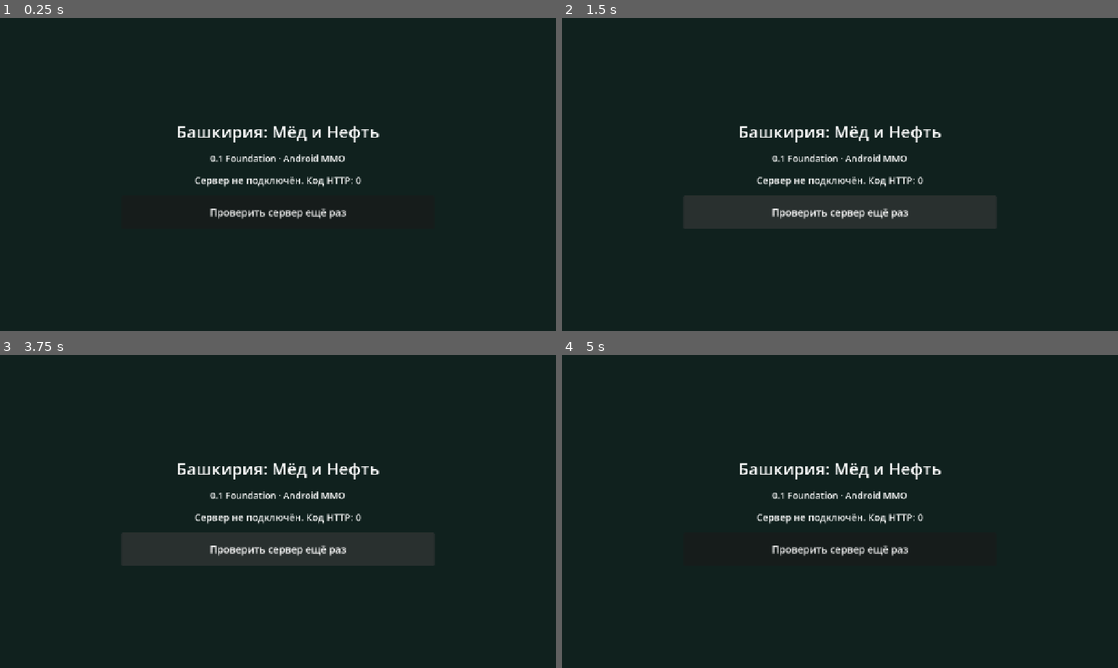
Above: before the commit, frames 1-4 (two rows, left to right).
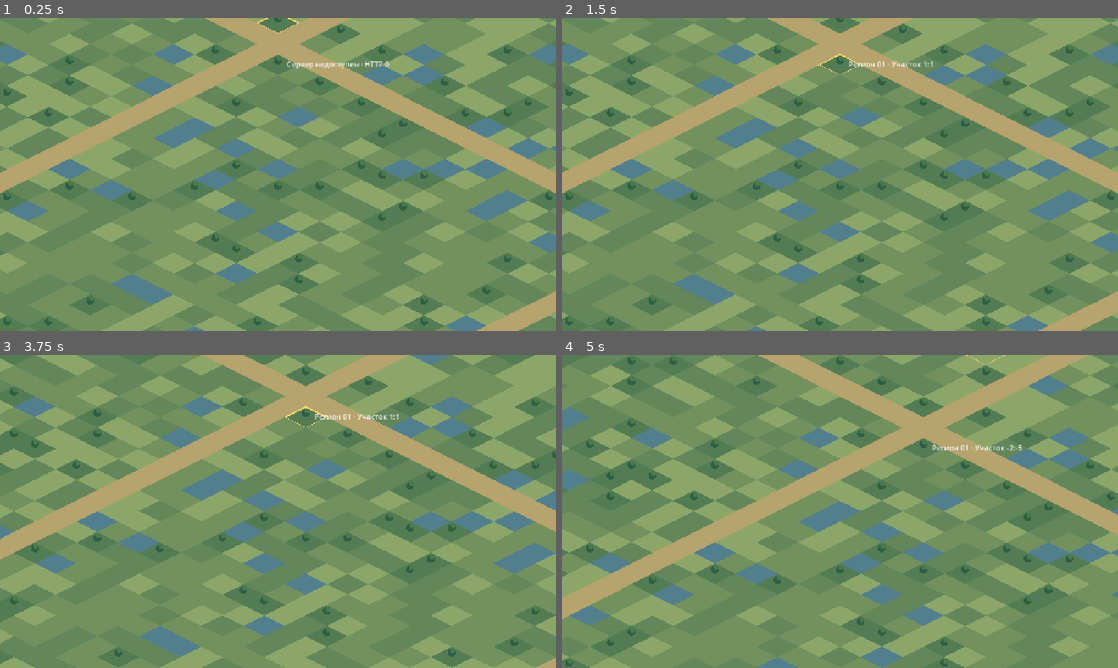
Above: after the commit, the same moments.

Repository: maillunex-lang/LunexEconom
Game: Godot game, scene res://world.tscn
Two runs of this game, one before a commit and one after it. Both use one fixed random seed, a clock stepped at 60 frames per second and the inputs below. Before the commit the project starts from res://main.tscn.
Inputs (mouse positions are in pixels of both pictures, inside the frame that each line leads up to):
- Up to frame 1 (0.25 s): no input
- Up to frame 2 (1.5 s): click (840, 212) at 0.5 s, where only the run before the commit has a clickable "Проверить сервер ещё раз"; click (840, 212) at 1.25 s, where only the run before the commit has a clickable "Проверить сервер ещё раз"
- Up to frame 3 (3.75 s): click (278, 549) at 2 s, where only the run before the commit has a clickable "Проверить сервер ещё раз"; tap Enter at 2.75 s; move the mouse to (400, 495) at 2.77 s; click (400, 495) at 2.92 s; tap Space at 3.5 s; drag from (166, 527) to (250, 574) at 3.52 s
- Up to frame 4 (5 s): tap Enter at 4.25 s; move the mouse to (895, 442) at 4.27 s; click (895, 442) at 4.42 s

The runs differ from the first frame. In frame 1, 100% of the frame differs, in the area x 0-100%, y 0-100%; in frame 2, 100%; in frame 3, 100%; in frame 4, 100%.

Commit message:
fix(android): landscape, touch map gestures, compact HUD and chunk caching

Diff:
--- a/client/project.godot
+++ b/client/project.godot
@@ -2,15 +2,14 @@
 
 [application]
 config/name="Башкирия: Мёд и Нефть"
-run/main_scene="res://main.tscn"
+run/main_scene="res://world.tscn"
 config/features=PackedStringArray("4.7", "GL Compatibility")
 
 [display]
 window/size/viewport_width=1280
 window/size/viewport_height=720
 window/stretch/mode="canvas_items"
-window/stretch/aspect="expand"
-window/handheld/orientation=4
+window/handheld/orientation=0
 
 [rendering]
 renderer/rendering_method="gl_compatibility"
